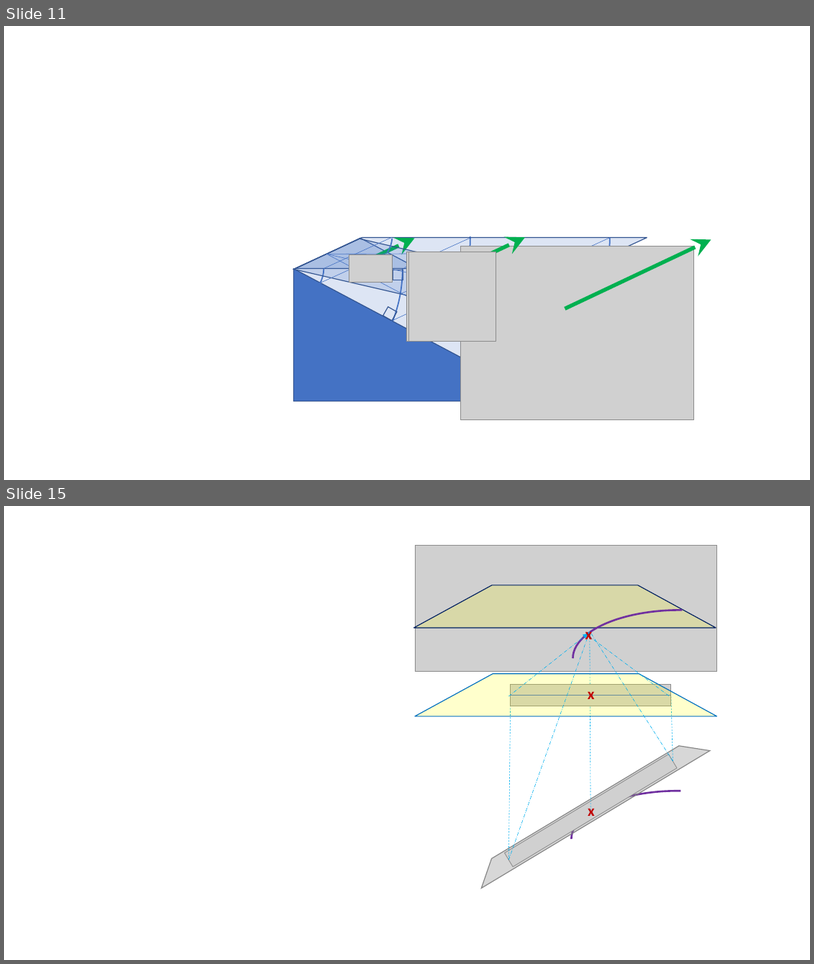
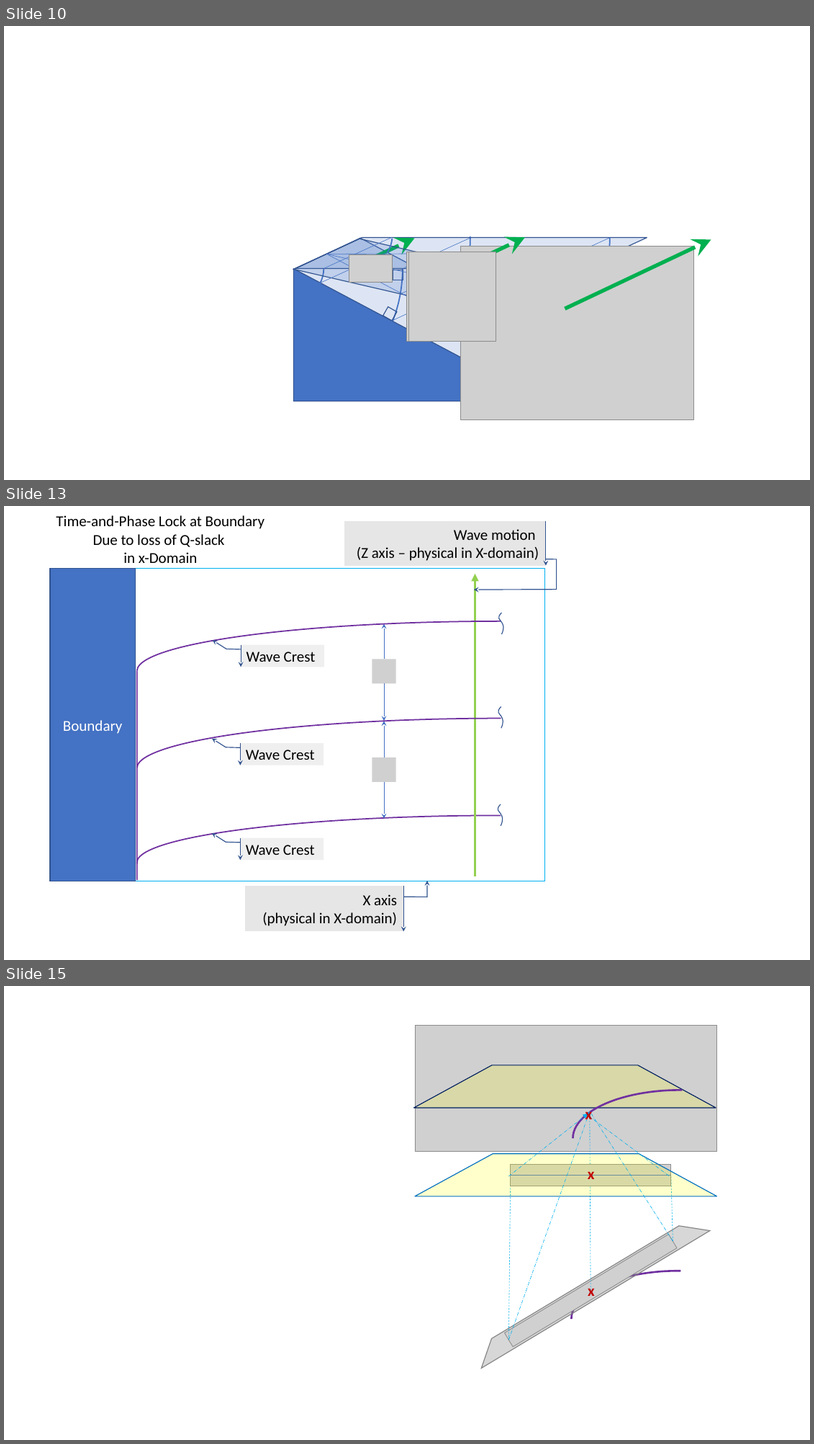
Before and after one commit to Don-Lawn/The-Causal-Domain, a slide deck: docs/figures/new diagrams 3.pptx. Shown one above the other, each under a label of ours: slides 11 and 15 before the commit, slides 10, 13 and 15 after it; the slides between them are not shown. The pictures are 814x964 and 814x1444 pixels, drawn with LibreOffice and Linux fonts; fonts in the diff are those of the drawing; grey boxes stand for pictures. Boxes give left, top, right and bottom in pixels: in the first picture for what was removed or moved away, otherwise in the second. Text is boxed around its words. In the diff, an @@ line names an element or a change of style, - is before the commit and + after.

```diff
--- a/docs/figures/new diagrams 3.pptx
+++ b/docs/figures/new diagrams 3.pptx
@@ slide 13 added at (4,506,810,960), background #FFFFFF @@
@@ group added at (50,515,810,932): 5 arrows, 5 accent callouts, 3 arc (boxed as its full ellipse)s, 3 freeform shapes, 2 rectangles, 2 pictures, 1 line, 1 text @@
+Boundary
+Time-and-Phase Lock at Boundary
+Due to loss of Q-slack
+in x-Domain
+Wave motion
+(Z axis – physical in X-domain)
+X axis
+(physical in X-domain)
+Wave Crest
+Wave Crest
+Wave Crest
@@ what was slide 11 is now slide 10 @@
```
Also in this commit, not shown: 2 slides changed, 4 other slides added, 5 slides removed, 8 other files.
